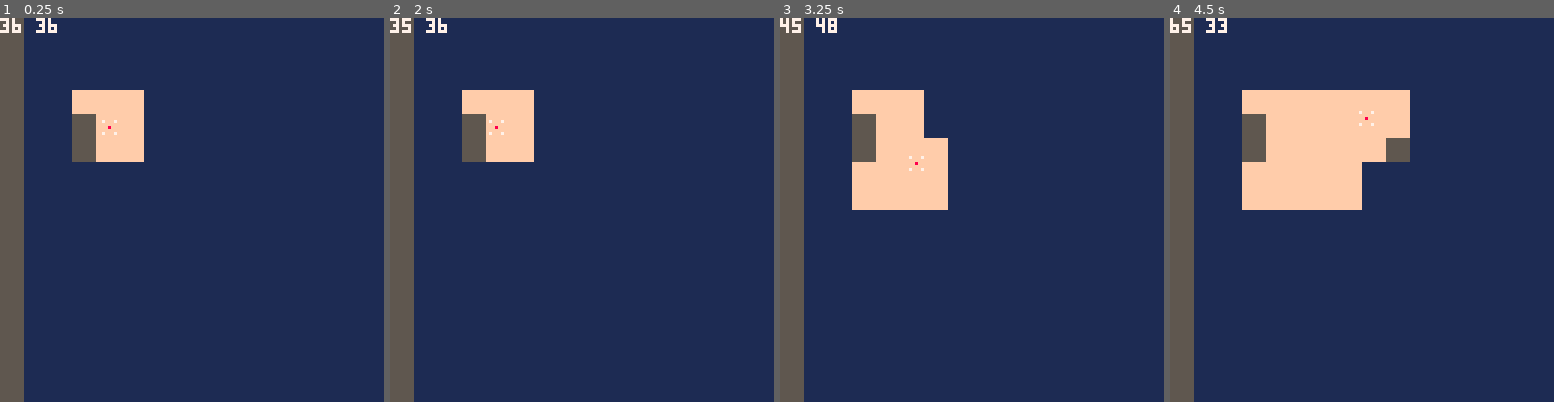
Above: before the commit, frames 1-4 (left to right).
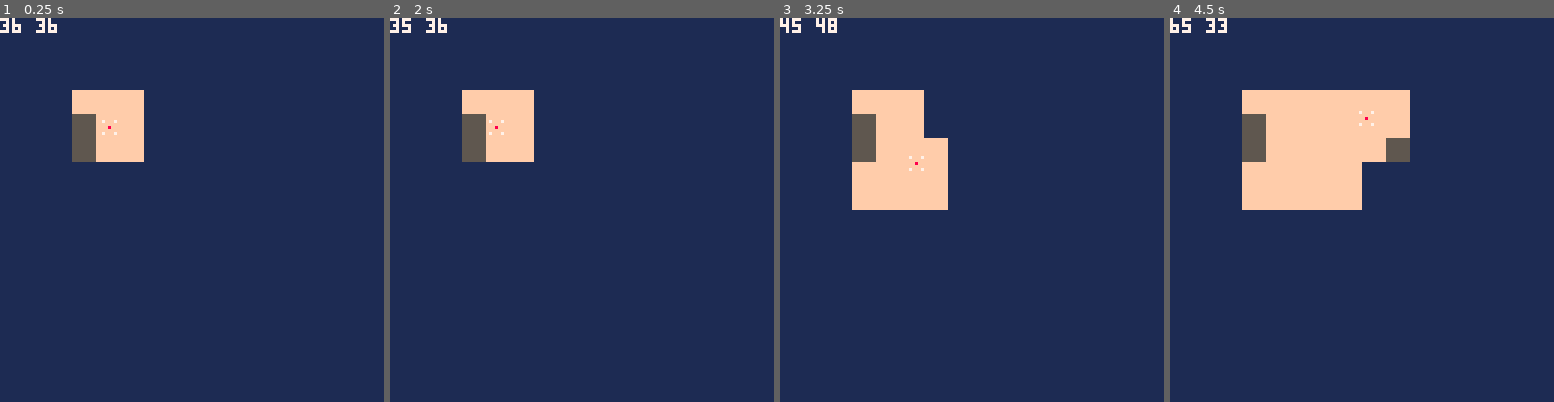
Above: after the commit, the same moments.

Repository: Beetrootmonkey/LudumDare45
Game: PICO-8 cartridge ld45.p8
The game is run twice, just before and just after one commit, with the same random seed, the same clock (stepped at 60 frames per second) and the same inputs.
Inputs:
- Up to frame 1 (0.25 s): no input
- Up to frame 2 (2 s): tap O (Z key) at 0.33, 0.7, 1.43 s; tap X (X key) at 1.07 s; hold Left from 1.97 s (still down)
- Up to frame 3 (3.25 s): tap X (X key) every 0.33 s from 2.07 to 3.07 s; tap O (Z key) at 2.22, 3.1 s; release Left at 2.37 s; hold Down 2.42-2.82 s; hold Right from 2.87 s (still down)
- Up to frame 4 (4.5 s): tap X (X key) every 0.33 s from 3.4 to 4.4 s; release Right at 3.53 s; hold Up 3.58-4.08 s; tap O (Z key) at 3.98 s; hold Right from 4.13 s (still down)

The runs differ from the first frame. In frame 1, 6.1% of the frame differs, in the area x 0-7%, y 0-100%; in frame 2, 6.1%; in frame 3, 6.1%; in frame 4, 6.1%.

Commit message:
Update ld45.p8

Diff:
--- a/ld45.p8
+++ b/ld45.p8
@@ -116,19 +116,19 @@
 0000010000000000000000000000000000000000000000000000000000000000000000000000000000000000000000000000000000000000000000000000000000000000000000000000000000000000000000000000000000000000000000000000000000000000000000000000000000000000000000000000000000000000
 0000000000000000000000000000000000000000000000000000000000000000000000000000000000000000000000000000000000000000000000000000000000000000000000000000000000000000000000000000000000000000000000000000000000000000000000000000000000000000000000000000000000000000
 __map__
-0202020202020202020202020202020202030303030303030303030303030303010101010101010000000000000000000000000000000000000000000000000000000000000000000000000000000000000000000000000000000000000000000000000000000000000000000000000000000000000000000000000000000000
-0202020102020102020102020201010102030303030303030303030303030303010101010101010000000000000000000000000000000000000000000000000000000000000000000000000000000000000000000000000000000000000000000000000000000000000000000000000000000000000000000000000000000000
-0202010102010102010102010201010102030303030303030303030303030303010101010101010000000000000000000000000000000000000000000000000000000000000000000000000000000000000000000000000000000000000000000000000000000000000000000000000000000000000000000000000000000000
-0201010101010101010101010101010102030303030303030303030303030303010101010101010000000000000000000000000000000000000000000000000000000000000000000000000000000000000000000000000000000000000000000000000000000000000000000000000000000000000000000000000000000000
-0201010201010101010101010101010102030303030303030303030303030303010101010101010000000000000000000000000000000000000000000000000000000000000000000000000000000000000000000000000000000000000000000000000000000000000000000000000000000000000000000000000000000000
-0201010201010101010201010101010102030303030303030303030303030303010101010101010000000000000000000000000000000000000000000000000000000000000000000000000000000000000000000000000000000000000000000000000000000000000000000000000000000000000000000000000000000000
-0201010101010101010101010101010102030303030303030303030303030303010101010101010000000000000000000000000000000000000000000000000000000000000000000000000000000000000000000000000000000000000000000000000000000000000000000000000000000000000000000000000000000000
-0201010101010101010101010101010102030303030303030303030303030303010101010101010000000000000000000000000000000000000000000000000000000000000000000000000000000000000000000000000000000000000000000000000000000000000000000000000000000000000000000000000000000000
-0201020201010101010202020202020102030303030303030303030303030303010101010101010000000000000000000000000000000000000000000000000000000000000000000000000000000000000000000000000000000000000000000000000000000000000000000000000000000000000000000000000000000000
-0201020202020201010201010101010102030303030303030303030303030303010101010101010000000000000000000000000000000000000000000000000000000000000000000000000000000000000000000000000000000000000000000000000000000000000000000000000000000000000000000000000000000000
-0201010101010101010202010202020202030303030303030303030303030303010101010101010000000000000000000000000000000000000000000000000000000000000000000000000000000000000000000000000000000000000000000000000000000000000000000000000000000000000000000000000000000000
-0201010101010101010201010101010102030303030303030303030303030303010101010101010000000000000000000000000000000000000000000000000000000000000000000000000000000000000000000000000000000000000000000000000000000000000000000000000000000000000000000000000000000000
-0201010101010101010202020202010102030303030303030303030303030303010101010101010000000000000000000000000000000000000000000000000000000000000000000000000000000000000000000000000000000000000000000000000000000000000000000000000000000000000000000000000000000000
-0201010101010101010201010101020102030303030303030303030303030303010101010101010000000000000000000000000000000000000000000000000000000000000000000000000000000000000000000000000000000000000000000000000000000000000000000000000000000000000000000000000000000000
-0201010101010101010101010201010102030303030303030303030303030303010101010101010000000000000000000000000000000000000000000000000000000000000000000000000000000000000000000000000000000000000000000000000000000000000000000000000000000000000000000000000000000000
-0202020202020202020202020202020202030303030303030303030303030303010101010101010000000000000000000000000000000000000000000000000000000000000000000000000000000000000000000000000000000000000000000000000000000000000000000000000000000000000000000000000000000000
+0202020202020202020202020202020203030303030303030303030303030303010101010101010000000000000000000000000000000000000000000000000000000000000000000000000000000000000000000000000000000000000000000000000000000000000000000000000000000000000000000000000000000000
+0202020102020102020102020201010203030303030303030303030303030303010101010101010000000000000000000000000000000000000000000000000000000000000000000000000000000000000000000000000000000000000000000000000000000000000000000000000000000000000000000000000000000000
+0202010102010102010102010201010203030303030303030303030303030303010101010101010000000000000000000000000000000000000000000000000000000000000000000000000000000000000000000000000000000000000000000000000000000000000000000000000000000000000000000000000000000000
+0201010101010101010101010101010203030303030303030303030303030303010101010101010000000000000000000000000000000000000000000000000000000000000000000000000000000000000000000000000000000000000000000000000000000000000000000000000000000000000000000000000000000000
+0201010201010101010101010101010203030303030303030303030303030303010101010101010000000000000000000000000000000000000000000000000000000000000000000000000000000000000000000000000000000000000000000000000000000000000000000000000000000000000000000000000000000000
+0201010201010101010201010101010203030303030303030303030303030303010101010101010000000000000000000000000000000000000000000000000000000000000000000000000000000000000000000000000000000000000000000000000000000000000000000000000000000000000000000000000000000000
+0201010101010101010101010101010203030303030303030303030303030303010101010101010000000000000000000000000000000000000000000000000000000000000000000000000000000000000000000000000000000000000000000000000000000000000000000000000000000000000000000000000000000000
+0201010101010101010101010101010203030303030303030303030303030303010101010101010000000000000000000000000000000000000000000000000000000000000000000000000000000000000000000000000000000000000000000000000000000000000000000000000000000000000000000000000000000000
+0201020201010101010202020202010203030303030303030303030303030303010101010101010000000000000000000000000000000000000000000000000000000000000000000000000000000000000000000000000000000000000000000000000000000000000000000000000000000000000000000000000000000000
+0201020202020201010201010101010203030303030303030303030303030303010101010101010000000000000000000000000000000000000000000000000000000000000000000000000000000000000000000000000000000000000000000000000000000000000000000000000000000000000000000000000000000000
+0201010101010101010202010202020203030303030303030303030303030303010101010101010000000000000000000000000000000000000000000000000000000000000000000000000000000000000000000000000000000000000000000000000000000000000000000000000000000000000000000000000000000000
+0201010101010101010201010101010203030303030303030303030303030303010101010101010000000000000000000000000000000000000000000000000000000000000000000000000000000000000000000000000000000000000000000000000000000000000000000000000000000000000000000000000000000000
+0201010101010101010202020202010203030303030303030303030303030303010101010101010000000000000000000000000000000000000000000000000000000000000000000000000000000000000000000000000000000000000000000000000000000000000000000000000000000000000000000000000000000000
+0201010101010101010201010101010203030303030303030303030303030303010101010101010000000000000000000000000000000000000000000000000000000000000000000000000000000000000000000000000000000000000000000000000000000000000000000000000000000000000000000000000000000000
+0201010101010101010101020202010203030303030303030303030303030303010101010101010000000000000000000000000000000000000000000000000000000000000000000000000000000000000000000000000000000000000000000000000000000000000000000000000000000000000000000000000000000000
+0202020202020202020202020202020203030303030303030303030303030303010101010101010000000000000000000000000000000000000000000000000000000000000000000000000000000000000000000000000000000000000000000000000000000000000000000000000000000000000000000000000000000000
